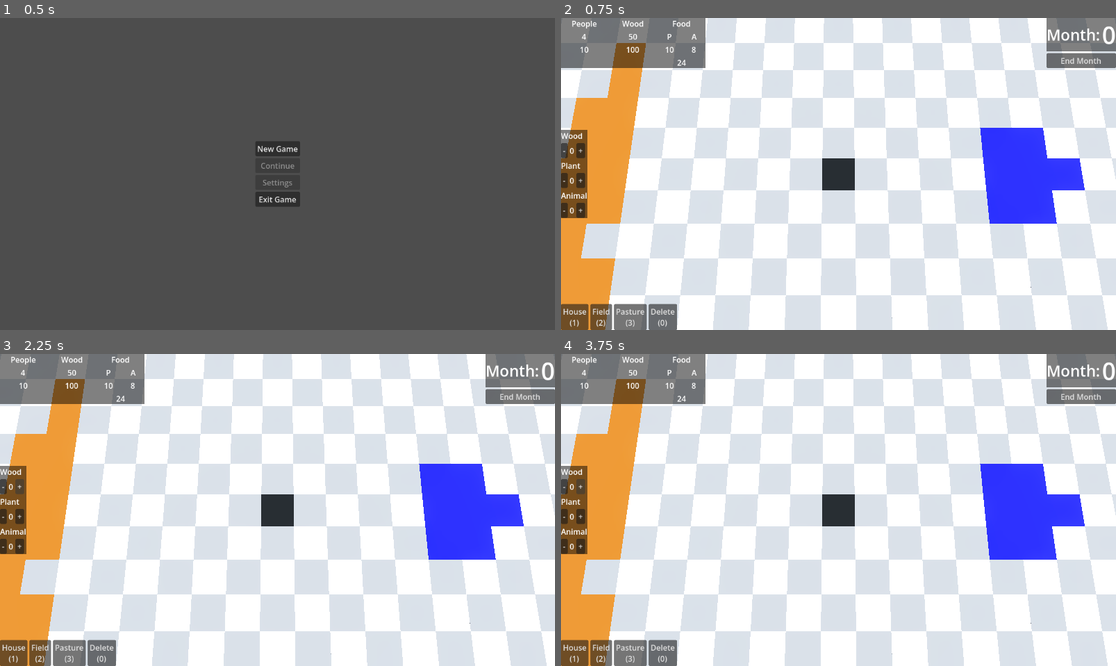
Above: before the commit, frames 1-4 (two rows, left to right).
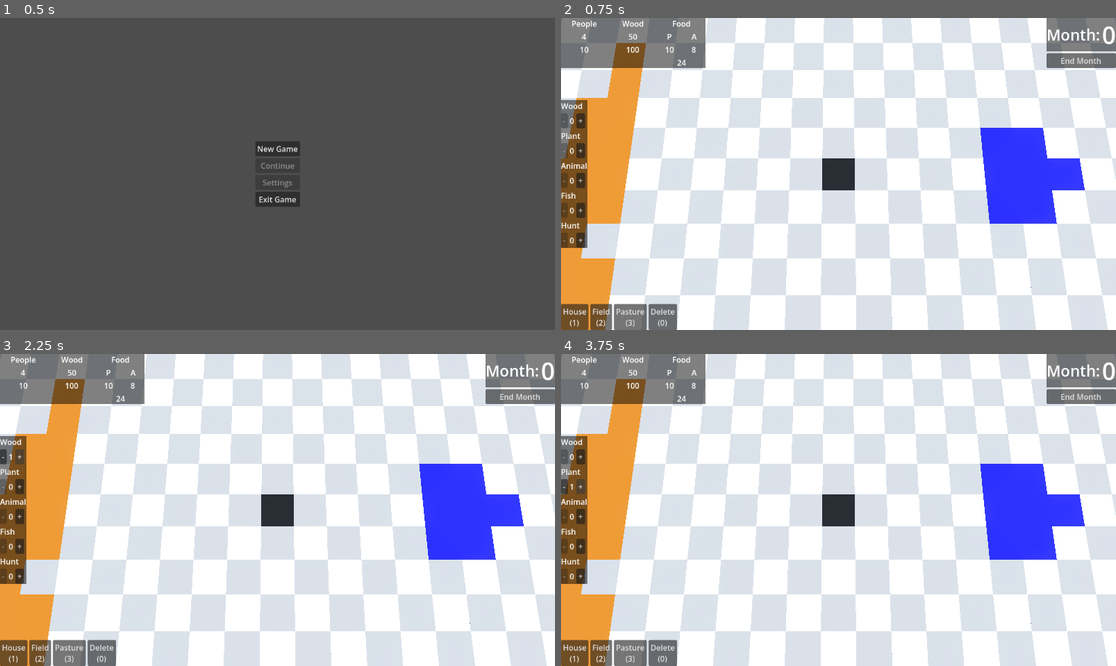
Above: after the commit, the same moments.

Repository: KaschaArtem/Hamlet
Game: Godot game, scene res://scenes/active_scenes/main_menu.tscn
The game is run twice, just before and just after one commit, with the same random seed, the same clock (stepped at 60 frames per second) and the same inputs.
Inputs (mouse positions are in pixels of both pictures, inside the frame that each line leads up to):
- Up to frame 1 (0.5 s): no input
- Up to frame 2 (0.75 s): click "New Game" at 0.5 s
- Up to frame 3 (2.25 s): click (5, 488) at 1.25 s, where only the run before the commit has a clickable "-"; click "+" at 2 s
- Up to frame 4 (3.75 s): click "-" at 2.75 s; click "+" at 3.5 s

Frame 1 is identical in both runs. In frame 2, 1.2% of the frame differs, in the area x 0-5%, y 26-74%; in frame 3, 1.2%; in frame 4, 1.2%.
Error before the commit: Invalid access to property or key 'player_action_started' on a base object of type 'Nil'. (res://scripts/game/user_interface/people_control_ui.gd:18)

Commit message:
hunting and fishing update

Diff:
--- a/scenes/active_scenes/game.tscn
+++ b/scenes/active_scenes/game.tscn
@@ -81,4 +81,5 @@
 [node name="TimeUI" parent="UserInterface" unique_id=1607769773 node_paths=PackedStringArray("game") instance=ExtResource("13_0eppp")]
 game = NodePath("../..")
 
-[node name="PeopleControlUI" parent="UserInterface" unique_id=521716 instance=ExtResource("14_0eppp")]
+[node name="PeopleControlUI" parent="UserInterface" unique_id=521716 node_paths=PackedStringArray("game") instance=ExtResource("14_0eppp")]
+game = NodePath("../..")
--- a/scenes/game_scenes/user_interface/people_control_ui.tscn
+++ b/scenes/game_scenes/user_interface/people_control_ui.tscn
@@ -2,14 +2,14 @@
 
 [ext_resource type="Script" uid="uid://dsemmthx1ja5w" path="res://scripts/game/user_interface/people_control_ui.gd" id="1_d5b7o"]
 
-[node name="PeopleControlUI" type="Control" unique_id=521716 …(123 unchanged characters)… animal", "current_animal", "more_animal")]
+[node name="PeopleControlUI" type="Control" unique_id=521716 …(123 unchanged characters)… animal", "current_animal", "more_animal", "less_fish", "current_fish", "more_fish", "less_hunt", "current_hunt", "more_hunt")]
 layout_mode = 3
 anchors_preset = 4
 anchor_top = 0.5
 anchor_bottom = 0.5
-offset_top = -91.0
+offset_top = -153.0
 offset_right = 55.0
-offset_bottom = 91.0
+offset_bottom = 153.0
 grow_vertical = 2
 script = ExtResource("1_d5b7o")
 less_wood = NodePath("VBoxContainer/Wood/LessWood")
@@ -21,6 +21,12 @@
 less_animal = NodePath("VBoxContainer/Animal/LessAnimal")
 current_animal = NodePath("VBoxContainer/Animal/CurrentAnimal")
 more_animal = NodePath("VBoxContainer/Animal/MoreAnimal")
+less_fish = NodePath("VBoxContainer/Fish/LessFish")
+current_fish = NodePath("VBoxContainer/Fish/CurrentFish")
+more_fish = NodePath("VBoxContainer/Fish/MoreFish")
+less_hunt = NodePath("VBoxContainer/Hunt/LessHunt")
+current_hunt = NodePath("VBoxContainer/Hunt/CurrentHunt")
+more_hunt = NodePath("VBoxContainer/Hunt/MoreHunt")
 
 [node name="ColorRect" type="ColorRect" parent="." unique_id=840673913]
 layout_mode = 1
@@ -93,9 +99,51 @@
 layout_mode = 2
 text = "+"
 
+[node name="FishLabel" type="Label" parent="VBoxContainer" unique_id=1727243043]
+layout_mode = 2
+text = "Fish"
+
+[node name="Fish" type="HBoxContainer" parent="VBoxContainer" unique_id=201107264]
+layout_mode = 2
+
+[node name="LessFish" type="Button" parent="VBoxContainer/Fish" unique_id=1708373847]
+layout_mode = 2
+text = "-"
+
+[node name="CurrentFish" type="Label" parent="VBoxContainer/Fish" unique_id=1898886837]
+layout_mode = 2
+text = "0"
+
+[node name="MoreFish" type="Button" parent="VBoxContainer/Fish" unique_id=2000156667]
+layout_mode = 2
+text = "+"
+
+[node name="HuntLabel" type="Label" parent="VBoxContainer" unique_id=2032971343]
+layout_mode = 2
+text = "Hunt"
+
+[node name="Hunt" type="HBoxContainer" parent="VBoxContainer" unique_id=1445519672]
+layout_mode = 2
+
+[node name="LessHunt" type="Button" parent="VBoxContainer/Hunt" unique_id=871737666]
+layout_mode = 2
+text = "-"
+
+[node name="CurrentHunt" type="Label" parent="VBoxContainer/Hunt" unique_id=1505516565]
+layout_mode = 2
+text = "0"
+
+[node name="MoreHunt" type="Button" parent="VBoxContainer/Hunt" unique_id=675855370]
+layout_mode = 2
+text = "+"
+
 [connection signal="pressed" from="VBoxContainer/Wood/LessWood" to="." method="_on_less_wood_pressed"]
 [connection signal="pressed" from="VBoxContainer/Wood/MoreWood" to="." method="_on_more_wood_pressed"]
 [connection signal="pressed" from="VBoxContainer/Plant/LessPlant" to="." method="_on_less_plant_pressed"]
 [connection signal="pressed" from="VBoxContainer/Plant/MorePlant" to="." method="_on_more_plant_pressed"]
 [connection signal="pressed" from="VBoxContainer/Animal/LessAnimal" to="." method="_on_less_animal_pressed"]
 [connection signal="pressed" from="VBoxContainer/Animal/MoreAnimal" to="." method="_on_more_animal_pressed"]
+[connection signal="pressed" from="VBoxContainer/Fish/LessFish" to="." method="_on_less_fish_pressed"]
+[connection signal="pressed" from="VBoxContainer/Fish/MoreFish" to="." method="_on_more_fish_pressed"]
+[connection signal="pressed" from="VBoxContainer/Hunt/LessHunt" to="." method="_on_less_hunt_pressed"]
+[connection signal="pressed" from="VBoxContainer/Hunt/MoreHunt" to="." method="_on_more_hunt_pressed"]
--- a/scripts/game/game.gd
+++ b/scripts/game/game.gd
@@ -23,6 +23,8 @@
 @export var base_wood_income: int = 14
 @export var base_plant_food_income: int = 3
 @export var base_animal_food_income: int = 3
+@export var base_fish_food_income: int = 3
+@export var base_hunt_food_income: int = 3
 
 @export var wood_penalty: int = 5
 @export var food_penalty: int = 1
@@ -44,18 +46,24 @@
 var people_on_wood: int = 0
 var people_on_plant: int = 0
 var people_on_animal: int = 0
+var people_on_fish: int = 0
+var people_on_hunt: int = 0
 
 var month_count = 0
 var start_next_month: bool = false
 
 var plant_season_mod := 1.0
 var animal_season_mod := 1.0
+var fish_season_mod := 1.0
+var hunt_season_mod := 1.0
 var wood_season_mod := 1.0
+
 
 func update_max_values() -> void:
 	max_human_resource = ground.house_amount * house_human_capacity + main_tile_human_capacity
 	max_wood_resource = ground.house_amount * house_wood_capacity + main_tile_wood_capacity
 	max_food_resource = ground.house_amount * house_food_capacity + main_tile_food_capacity
+
 
 func _ready() -> void:
 	player_action_started.connect(on_player_action_started)
@@ -65,14 +73,18 @@
 	update_max_values()
 	start_first_month()
 
+
 func is_house_build_allowed() -> bool:
 	return house_cost <= wood_resource
 
+
 func is_field_build_allowed() -> bool:
 	return field_cost <= wood_resource
 
+
 func is_pasture_build_allowed() -> bool:
 	return pasture_cost <= wood_resource
+
 
 func on_builded(building_index) -> void:
 	match building_index:
@@ -89,19 +101,25 @@
 func calculate_wood_production() -> void:
 	if people_on_wood <= 0:
 		return
-	var dist = ground.get_nearest_forest_distance()
+
+	var dist = ground.get_nearest_forest_distance(true)
 	if dist == -1:
 		return
+
 	var distance_mod = clamp(1 - (dist - 1) * 0.125, 0.5, 1)
+
 	var production = base_wood_income * people_on_wood
 	production *= distance_mod
 	production *= wood_season_mod
+
 	wood_resource += int(round(production))
 
 
 func calculate_food_production() -> void:
+
 	people_on_plant = min(people_on_plant, ground.field_amount)
 	people_on_animal = min(people_on_animal, ground.pasture_amount)
+
 	var plant_prod = base_plant_food_income * people_on_plant
 	plant_prod *= plant_season_mod
 
@@ -110,6 +128,37 @@
 
 	plant_food_resource += int(round(plant_prod))
 	animal_food_resource += int(round(animal_prod))
+
+
+func calculate_fish_production() -> void:
+
+	people_on_fish = min(people_on_fish, ground.house_amount)
+
+	if people_on_fish <= 0:
+		return
+
+	var production = base_fish_food_income * people_on_fish
+	production *= fish_season_mod
+
+	animal_food_resource += int(round(production))
+
+
+func calculate_hunt_production() -> void:
+
+	if people_on_hunt <= 0:
+		return
+
+	var dist = ground.get_nearest_forest_distance(false)
+	if dist == -1:
+		return
+
+	var distance_mod = clamp(1 - (dist - 1) * 0.125, 0.5, 1)
+
+	var production = base_hunt_food_income * people_on_hunt
+	production *= distance_mod
+	production *= hunt_season_mod
+
+	animal_food_resource += int(round(production))
 
 
 func calculate_wood_consumption(multiplier: float) -> void:
@@ -140,14 +189,19 @@
 		plant_food_resource = 0
 		animal_food_resource = 0
 
+
 func process_spring():
 
 	plant_season_mod = 1.0
 	animal_season_mod = 1.0
+	fish_season_mod = 1.0
+	hunt_season_mod = 1.0
 	wood_season_mod = 1.0
 
 	calculate_wood_production()
 	calculate_food_production()
+	calculate_fish_production()
+	calculate_hunt_production()
 
 	calculate_wood_consumption(0.8)
 	calculate_food_consumption()
@@ -157,10 +211,14 @@
 
 	plant_season_mod = 1.2
 	animal_season_mod = 1.0
+	fish_season_mod = 1.1
+	hunt_season_mod = 1.0
 	wood_season_mod = 1.0
 
 	calculate_wood_production()
 	calculate_food_production()
+	calculate_fish_production()
+	calculate_hunt_production()
 
 	calculate_wood_consumption(0.0)
 	calculate_food_consumption()
@@ -170,10 +228,14 @@
 
 	plant_season_mod = 0.8
 	animal_season_mod = 1.2
+	fish_season_mod = 1.0
+	hunt_season_mod = 1.2
 	wood_season_mod = 1.0
 
 	calculate_wood_production()
 	calculate_food_production()
+	calculate_fish_production()
+	calculate_hunt_production()
 
 	calculate_wood_consumption(1.2)
 	calculate_food_consumption()
@@ -183,21 +245,30 @@
 
 	plant_season_mod = 0.0
 	animal_season_mod = 0.8
+	fish_season_mod = 0.7
+	hunt_season_mod = 0.8
 	wood_season_mod = 0.9
 
 	calculate_wood_production()
 	calculate_food_production()
+	calculate_fish_production()
+	calculate_hunt_production()
 
 	calculate_wood_consumption(2.4)
 	calculate_food_consumption()
 
 
 func clamp_resources():
+
 	human_resource = min(human_resource, max_human_resource)
 	wood_resource = min(wood_resource, max_wood_resource)
+
 	var total_food = plant_food_resource + animal_food_resource
+
 	if total_food > max_food_resource:
+
 		var overflow = total_food - max_food_resource
+
 		if animal_food_resource >= overflow:
 			animal_food_resource -= overflow
 		else:
@@ -205,27 +276,35 @@
 			animal_food_resource = 0
 			plant_food_resource = max(0, plant_food_resource - overflow)
 
+
 func game_over() -> void:
 	SceneManager.change_scene("res://scenes/active_scenes/game.tscn")
 
+
 func on_player_action_started() -> void:
 	GameManager.is_build_allowed = true
 
+
 func on_player_action_ended() -> void:
 	GameManager.is_build_allowed = false
+
 
 func get_player_action() -> void:
 	player_action_started.emit()
 	await time_ui.start_new_month
 	player_action_ended.emit()
 
+
 func start_first_month() -> void:
 	resources_changed.emit()
 	await get_player_action()
 	turn_ended.emit()
 
+
 func on_end_month() -> void:
+
 	var month = month_count % 12 + 1
+
 	if month >= 1 and month <= 3:
 		process_spring()
 	elif month >= 4 and month <= 6:
@@ -234,11 +313,15 @@
 		process_autumn()
 	elif month >= 10 and month <= 12:
 		process_winter()
+
 	clamp_resources()
 	resources_changed.emit()
+
 	if human_resource <= 0:
 		game_over()
+
 	month_count += 1
+
 	await get_player_action()
 	turn_ended.emit()
 
--- a/scripts/game/ground.gd
+++ b/scripts/game/ground.gd
@@ -33,7 +33,6 @@
 var pasture_amount = 0
 var wood_amount = 0
 var water_amount = 0
-
 
 func decrease_tile_amount(building_index) -> void:
 	match building_index:
@@ -60,7 +59,7 @@
 		-2:
 			water_amount += 1
 
-func get_nearest_forest_distance() -> int:
+func get_nearest_forest_distance(remove_tree: bool) -> int:
 
 	var visited = []
 	for z in range(GRID_SIZE):
@@ -92,18 +91,20 @@
 
 		if ground_grid[z][x] == -1:
 
-			# удаляем дерево
-			ground_grid[z][x] = 0
-			decrease_tile_amount(-1)
-
-			var world_pos = Vector3(x * TILE_SIZE, 0, z * TILE_SIZE)
-
-			for child in get_children():
-				if child.position == world_pos:
-					child.queue_free()
-					break
-
-			add_empty_tile(x, z)
+			if remove_tree:
+
+				# удаляем дерево
+				ground_grid[z][x] = 0
+				decrease_tile_amount(-1)
+
+				var world_pos = Vector3(x * TILE_SIZE, 0, z * TILE_SIZE)
+
+				for child in get_children():
+					if child.position == world_pos:
+						child.queue_free()
+						break
+
+				add_empty_tile(x, z)
 
 			return dist
 
--- a/scripts/game/user_interface/people_control_ui.gd
+++ b/scripts/game/user_interface/people_control_ui.gd
@@ -12,7 +12,12 @@
 @export var less_animal: Button
 @export var current_animal: Label
 @export var more_animal: Button
-
+@export var less_fish: Button
+@export var current_fish: Label
+@export var more_fish: Button
+@export var less_hunt: Button
+@export var current_hunt: Label
+@export var more_hunt: Button
 
 func _ready() -> void:
 	game.player_action_started.connect(on_player_action_started)
@@ -26,28 +31,42 @@
 	current_plant.text = str(game.people_on_plant)
 func update_current_animal() -> void:
 	current_animal.text = str(game.people_on_animal)
+func update_current_fish() -> void:
+	current_fish.text = str(game.people_on_fish)
+func update_current_hunt() -> void:
+	current_hunt.text = str(game.people_on_hunt)
 
 func init_update_values() -> void:
 	current_wood.text = str(game.people_on_wood)
 	current_plant.text = str(game.people_on_plant)
 	current_animal.text = str(game.people_on_animal)
+	current_fish.text = str(game.people_on_fish)
+	current_hunt.text = str(game.people_on_hunt)
 
 func disable_more_assignment() -> void:
 	more_wood.disabled = true
 	more_plant.disabled = true
 	more_animal.disabled = true
+	more_fish.disabled = true
+	more_hunt.disabled = true
 func enable_more_assignment() -> void:
 	more_wood.disabled = false
 	more_plant.disabled = false
 	more_animal.disabled = false
+	more_fish.disabled = false
+	more_hunt.disabled = false
 
 func disable_all_assignment() -> void:
 	less_wood.disabled = true
 	less_plant.disabled = true
 	less_animal.disabled = true
+	less_fish.disabled = false
+	less_hunt.disabled = false
 	more_wood.disabled = true
 	more_plant.disabled = true
 	more_animal.disabled = true
+	less_fish.disabled = true
+	less_hunt.disabled = true
 
 func check_less_wood_button() -> void:
 	if game.people_on_wood == 0:
@@ -64,17 +83,35 @@
 		less_animal.disabled = true
 	else:
 		less_animal.disabled = false
+func check_less_fish_button() -> void:
+	if game.people_on_fish == 0:
+		less_fish.disabled = true
+	else:
+		less_fish.disabled = false
+func check_less_hunt_button() -> void:
+	if game.people_on_hunt == 0:
+		less_hunt.disabled = true
+	else:
+		less_hunt.disabled = false
 func check_more_buttons() -> void:
-	if (game.people_on_wood + game.people_on_plant + game.people_on_animal) == game.human_resource:
+	if (
+		game.people_on_wood +
+		game.people_on_plant +
+		game.people_on_animal +
+		game.people_on_fish +
+		game.people_on_hunt
+	) == game.human_resource:
 		disable_more_assignment()
 	else:
 		enable_more_assignment()
 
 func on_player_action_started() -> void:
 	var workers := {
-		"wood": game.people_on_wood,
-		"plant": game.people_on_plant,
-		"animal": game.people_on_animal
+	"wood": game.people_on_wood,
+	"plant": game.people_on_plant,
+	"animal": game.people_on_animal,
+	"fish": game.people_on_fish,
+	"hunt": game.people_on_hunt
 	}
 
 	var total_working = 0
@@ -98,11 +135,15 @@
 	game.people_on_wood = workers["wood"]
 	game.people_on_plant = workers["plant"]
 	game.people_on_animal = workers["animal"]
+	game.people_on_fish = workers["fish"]
+	game.people_on_hunt = workers["hunt"]
 	init_update_values()
 
 	check_less_wood_button()
 	check_less_plant_button()
 	check_less_animal_button()
+	check_less_fish_button()
+	check_less_hunt_button()
 	check_more_buttons()
 
 	self.visible = true
@@ -153,3 +194,29 @@
 	update_current_animal()
 	check_less_animal_button()
 	check_more_buttons()
+
+func _on_less_fish_pressed() -> void:
+	game.people_on_fish -= 1
+	update_current_fish()
+	check_less_fish_button()
+	check_more_buttons()
+
+
+func _on_more_fish_pressed() -> void:
+	game.people_on_fish += 1
+	update_current_fish()
+	check_less_fish_button()
+	check_more_buttons()
+
+
+func _on_less_hunt_pressed() -> void:
+	game.people_on_hunt -= 1
+	update_current_fish()
+	check_less_hunt_button()
+	check_more_buttons()
+
+func _on_more_hunt_pressed() -> void:
+	game.people_on_hunt += 1
+	update_current_fish()
+	check_less_fish_button()
+	check_more_buttons()
